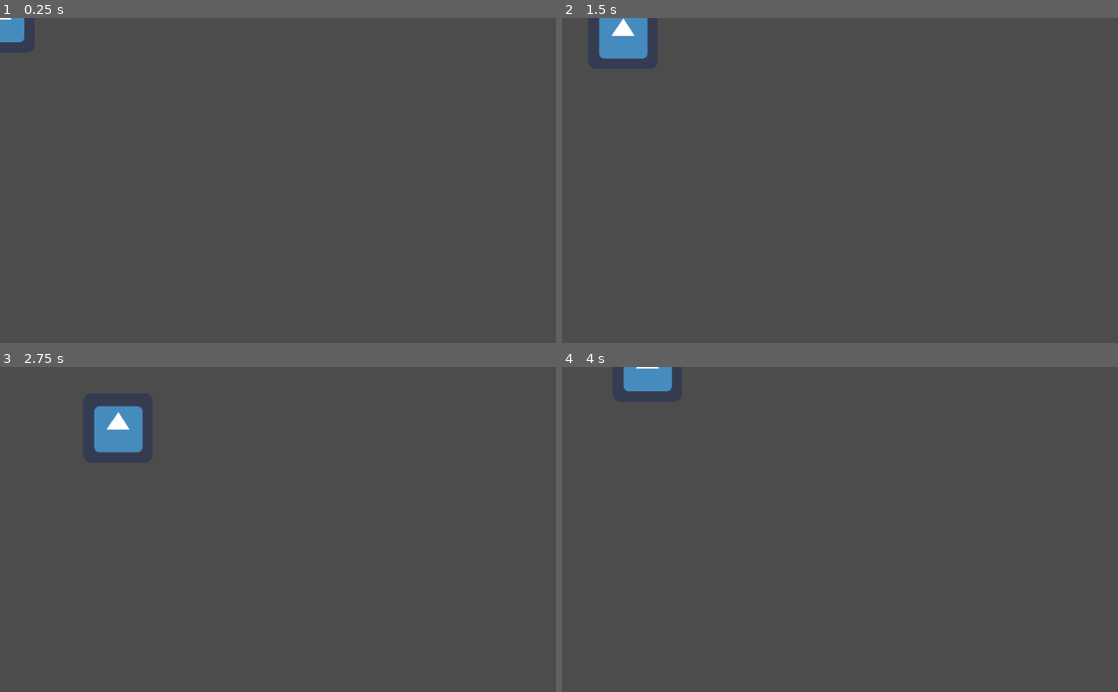
Above: before the commit, frames 1-4 (two rows, left to right).
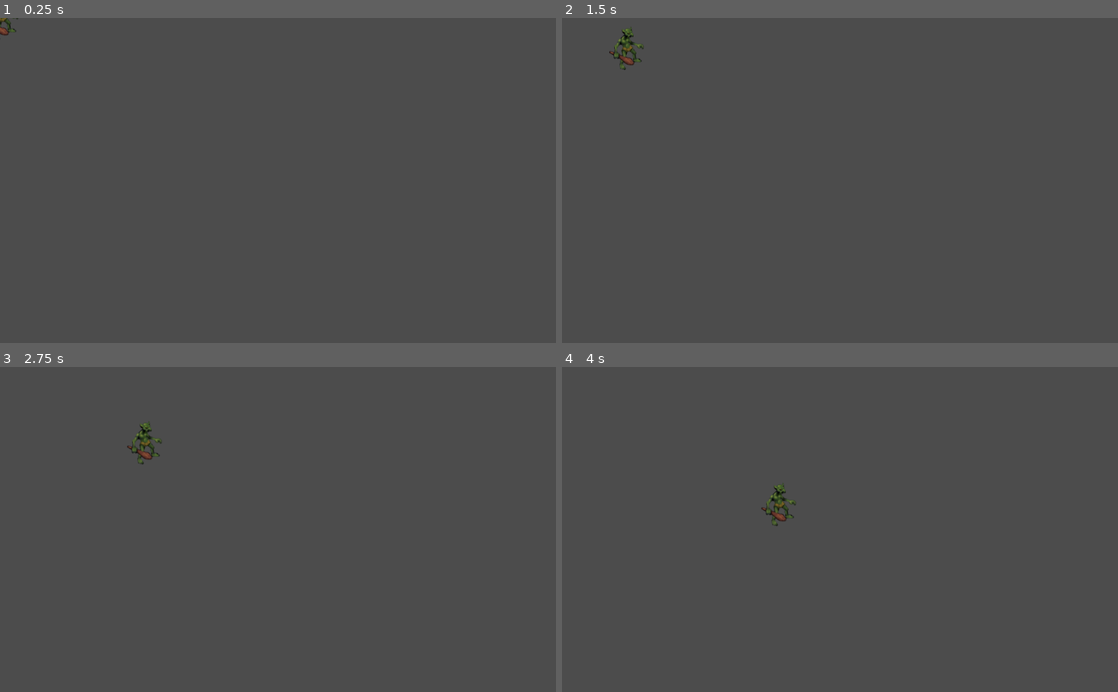
Above: after the commit, the same moments.

Repository: Flagadar/Godot_Project
Game: Godot game, scene res://World.tscn
The game is run twice, just before and just after one commit, with the same random seed, the same clock (stepped at 60 frames per second) and the same inputs. The engine's default icon, where the game draws it, is replaced by a stand-in: a white triangle on a blue panel in a dark square.
Inputs (mouse positions are in pixels of both pictures, inside the frame that each line leads up to):
- Up to frame 1 (0.25 s): no input
- Up to frame 2 (1.5 s): tap Enter at 0.5 s; move the mouse to (962, 164) at 0.52 s; hold Right (move_right) 0.53-1.28 s; click (962, 164) at 0.6 s; move the mouse to (728, 196) at 1.27 s; hold Down (move_down) from 1.28 s (still down); click (728, 196) at 1.35 s
- Up to frame 3 (2.75 s): move the mouse to (333, 458) at 2.02 s; release Down (move_down) at 2.03 s; hold Right (move_right) from 2.03 s (still down); click (333, 458) at 2.1 s
- Up to frame 4 (4 s): move the mouse to (812, 594) at 2.77 s; release Right (move_right) at 2.78 s; hold Up (move_up) 2.78-3.53 s; click (812, 594) at 2.85 s; move the mouse to (1006, 578) at 3.52 s; hold Left (move_left) from 3.53 s (still down); click (1006, 578) at 3.6 s

The runs differ from the first frame. In frame 1, 0.3% of the frame differs, in the area x 0-5%, y 0-8%; in frame 2, 1.2%; in frame 3, 1.5%, in the area x 16-30%, y 11-30%; in frame 4, 1.0%.

Commit message:
Mouse Control
Need few adjustments, very basic for now

Diff:
--- a/Player.gd
+++ b/Player.gd
@@ -1,17 +1,15 @@
 extends KinematicBody2D
 
 var motionSpeed = 150
+var target = Vector2()
+var velocity = Vector2()
 
-func _ready():
-	pass
+func _input(event):
+	if event.is_action("left_click"):
+		target = get_global_mouse_position()
 
 func _physics_process(delta):
-
-	var motion = Vector2()
-
-	motion.x = Input.get_action_strength("move_right") - Input.get_action_strength("move_left")
-	motion.y = Input.get_action_strength("move_down") - Input.get_action_strength("move_up")
-
-	motion = motion.normalized() * motionSpeed
-
-	move_and_slide(motion)
+	velocity = (target - position).normalized() * motionSpeed
+	# rotation = velocity.angle()
+	if (target - position).length() > 5:
+		velocity = move_and_slide(velocity)
--- a/World.tscn
+++ b/World.tscn
@@ -1,7 +1,7 @@
 [gd_scene load_steps=3 format=2]
 
 [ext_resource path="res://Player.gd" type="Script" id=1]
-[ext_resource path="res://icon.png" type="Texture" id=2]
+[ext_resource path="res://assets/troll.png" type="Texture" id=2]
 
 [node name="World" type="Node2D"]
 
--- a/project.godot
+++ b/project.godot
@@ -64,6 +64,11 @@
 "events": [ Object(InputEventKey,"resource_local_to_scene":false,"resource_name":"","device":0,"alt":false,"shift":false,"control":false,"meta":false,"command":false,"pressed":false,"scancode":16777233,"unicode":0,"echo":false,"script":null)
  ]
 }
+left_click={
+"deadzone": 0.5,
+"events": [ Object(InputEventMouseButton,"resource_local_to_scene":false,"resource_name":"","device":0,"alt":false,"shift":false,"control":false,"meta":false,"command":false,"button_mask":0,"position":Vector2( 0, 0 ),"global_position":Vector2( 0, 0 ),"factor":1.0,"button_index":1,"pressed":false,"doubleclick":false,"script":null)
+ ]
+}
 
 [rendering]
 
Binary file added: assets/troll.png
Not shown, added: .DS_Store
